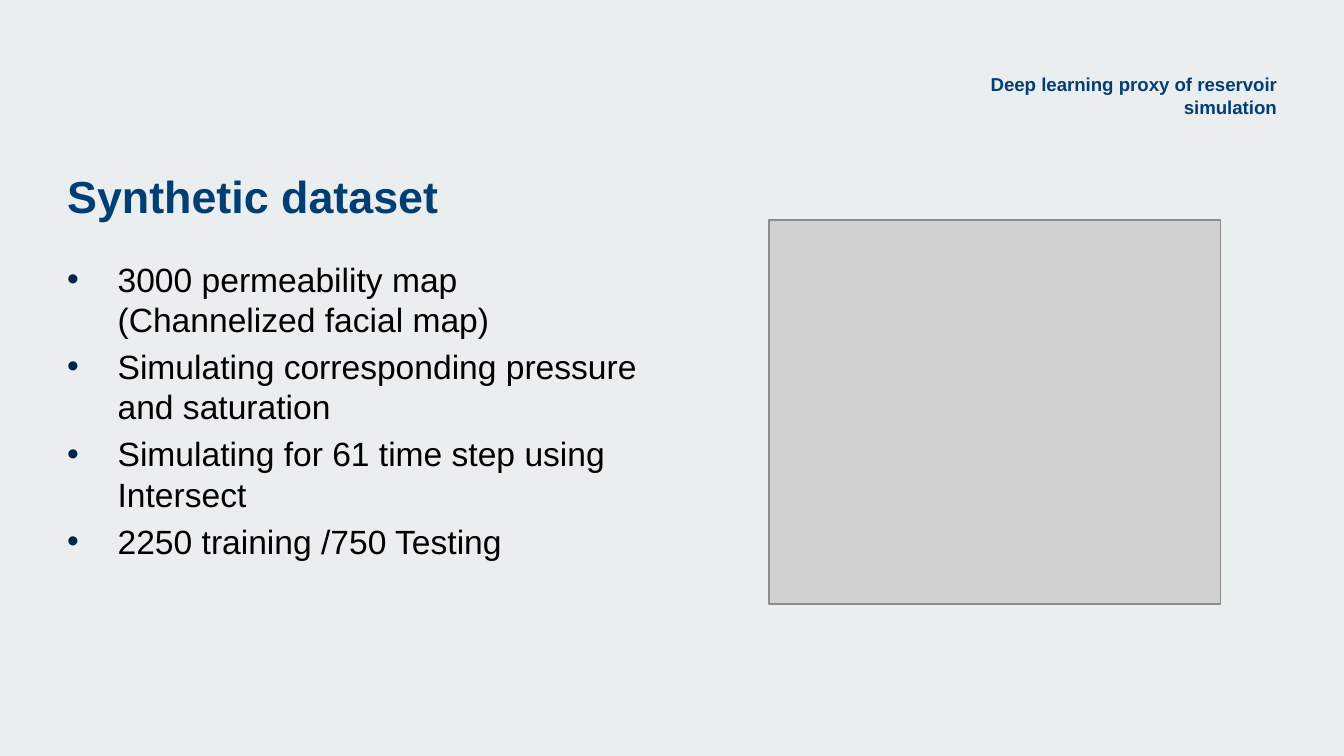
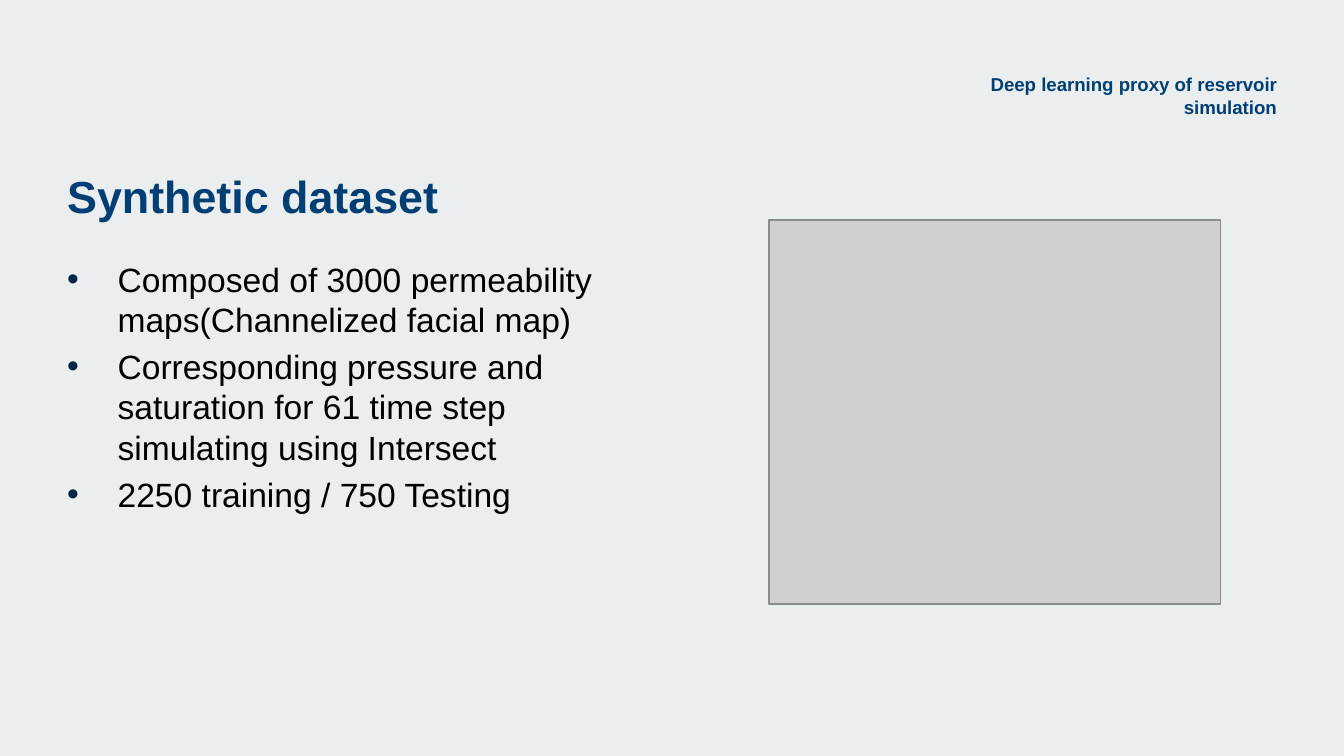
Before and after one commit to acse-srm3018/DeeplearningProxy, a slide deck: slide 4 of RahaMoosavi_presentation_ACSE9.pptx (slide 6 before the commit). Drawn at 1344x756 pixels with LibreOffice and Linux fonts; fonts in the diff are those of the drawing; grey boxes stand for pictures; background and template pictures are left out. Boxes give left, top, right and bottom in pixels: in the first picture for what was removed or moved away, otherwise in the second. Text is boxed around its words. In the diff, an @@ line names an element or a change of style, - is before the commit and + after.

```diff
--- a/RahaMoosavi_presentation_ACSE9.pptx
+++ b/RahaMoosavi_presentation_ACSE9.pptx
@@ text at box(118, 267, 592, 513): text changed @@
-• 3000 permeability map (Channelized facial map)
-• Simulating corresponding pressure and saturation
-• Simulating for 61 time step using Intersect
-• 2250 training /750 Testing
+• Composed of 3000 permeability maps(Channelized facial map)
+• Corresponding pressure and saturation for 61 time step simulating using Intersect
+• 2250 training / 750 Testing
```
Also in this commit, not shown: 11 other slides changed, 3 slides removed.
